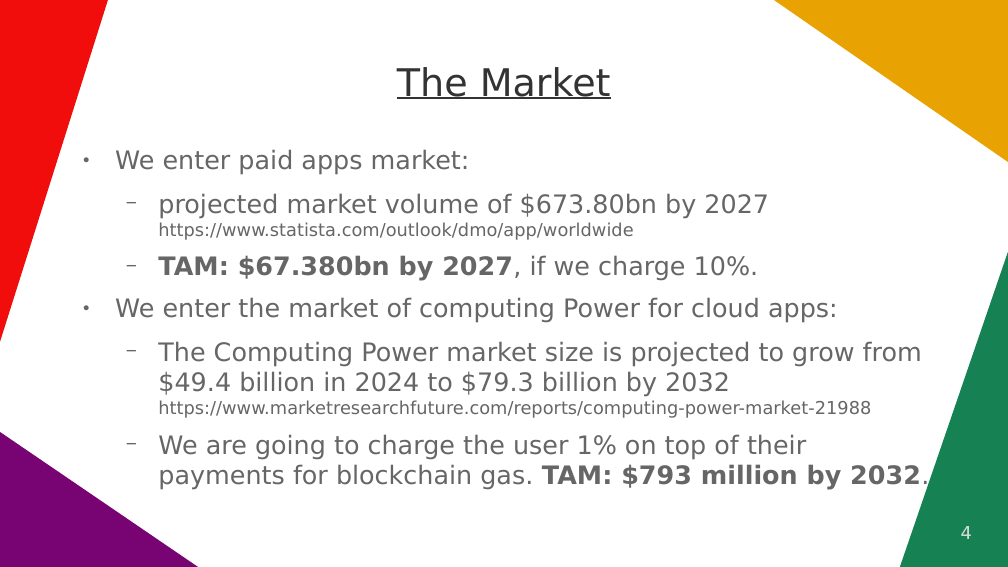
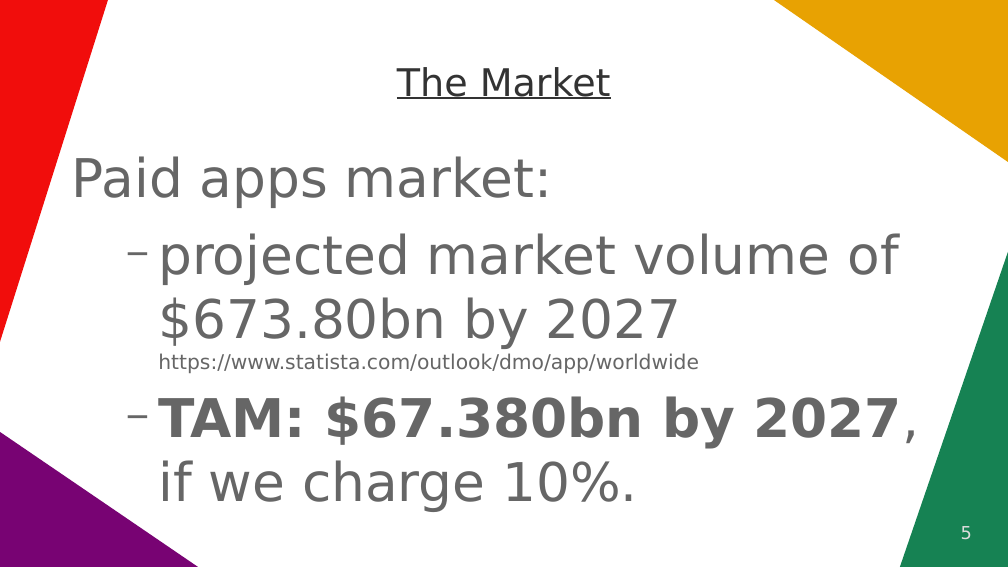
Before and after one commit to vporton/icp-package-manager, a slide deck: slide 5 of docs/long-pitchdeck.odp (slide 4 before the commit). Drawn at 1008x567 pixels with LibreOffice and Linux fonts; fonts in the diff are those of the drawing. Boxes give left, top, right and bottom in pixels: in the first picture for what was removed or moved away, otherwise in the second. Text is boxed around its words. In the diff, an @@ line names an element or a change of style, - is before the commit and + after.

```diff
--- a/docs/long-pitchdeck.odp
+++ b/docs/long-pitchdeck.odp
@@ text at <box>72,156,552,208</box>: text changed; size 20 to 42 pt @@
-● We enter paid apps market:
+Paid apps market:
@@ text at <box>158,233,920,512</box>: size 20 to 42 pt in "projected market volume of $673.80bn by 2027", "TAM: $67.380bn by 2027, if we charge ..."; size 14 to 16 pt in "https://www.statista.com/outlook/dmo/app/worldwide" @@
@@ text at <box>115,297,929,490</box>: paragraphs removed @@
-● We enter the market of computing Power for cloud apps:
-  − The Computing Power market size is projected to grow from $49.4 billion in 2024 to $79.3 billion by 2032 https://www.marketresearchfuture.com/reports/computing-power-market-21988
-  − We are going to charge the user 1% on top of their payments for blockchain gas. TAM: $793 million by 2032.
@@ page number at <box>961,526,972,540</box>: text changed @@
-4
+5
```
Also in this commit, not shown: 2 other slides changed, 5 slides added, 1 slide removed, 1 other file.
